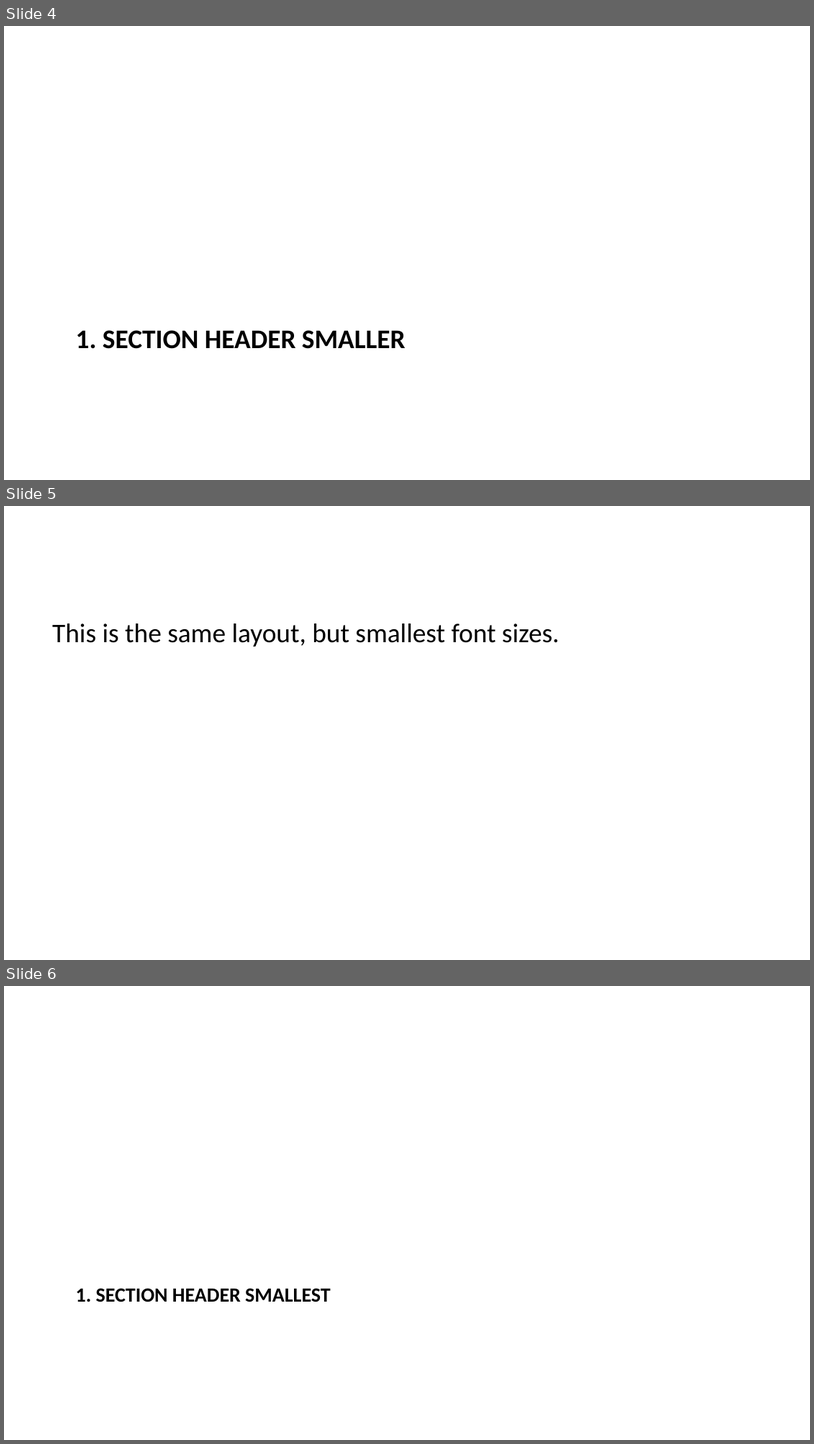
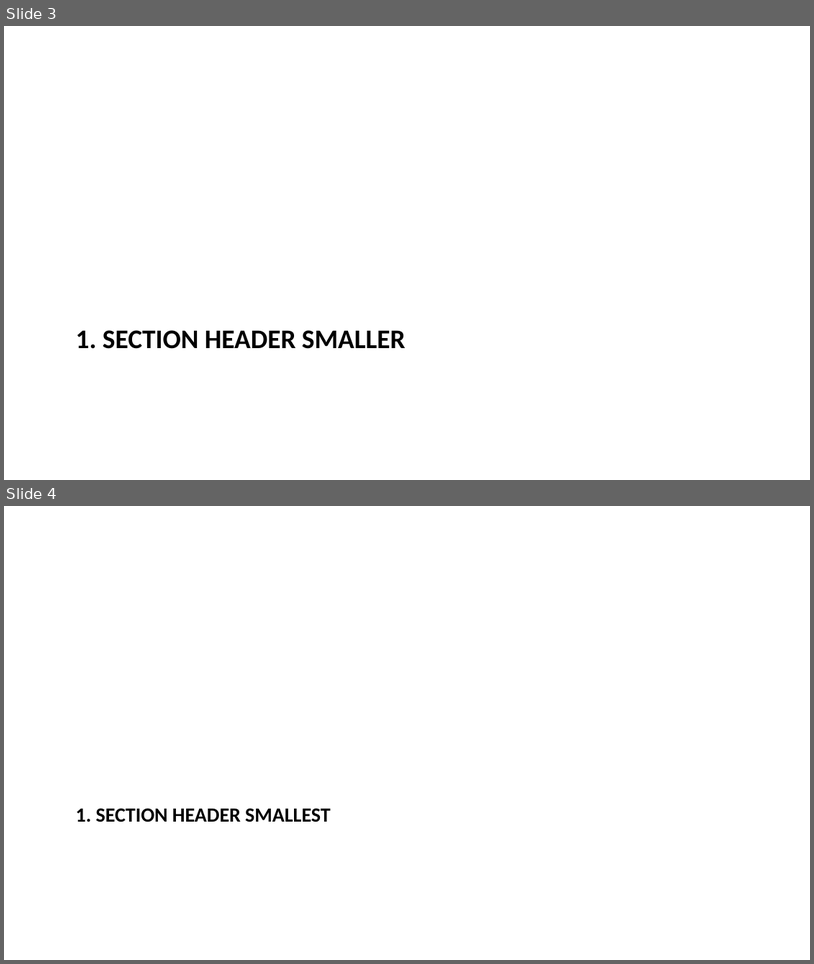
Before and after one commit to David-Rieger/quarto-pptx-layouts, a slide deck: example/example.pptx. Shown one above the other, each under a label of ours: slides 4, 5 and 6 before the commit, slides 3 and 4 after it. The pictures are 814x1444 and 814x964 pixels, drawn with LibreOffice and Linux fonts; fonts in the diff are those of the drawing. Boxes give left, top, right and bottom in pixels: in the first picture for what was removed or moved away, otherwise in the second. Text is boxed around its words. In the diff, an @@ line names an element or a change of style, - is before the commit and + after.

```diff
--- a/example/example.pptx
+++ b/example/example.pptx
@@ slide 5 removed at (x1=4, y1=506, x2=810, y2=960), background #FFFFFF @@
@@ text removed at (x1=52, y1=623, x2=560, y2=646) @@
-This is the same layout, but smallest font sizes.
@@ what was slide 4 is now slide 3 @@
@@ what was slide 6 is now slide 4 @@
```
Also in this commit, not shown: 8 slides changed, 11 other slides removed, 5 other files.
